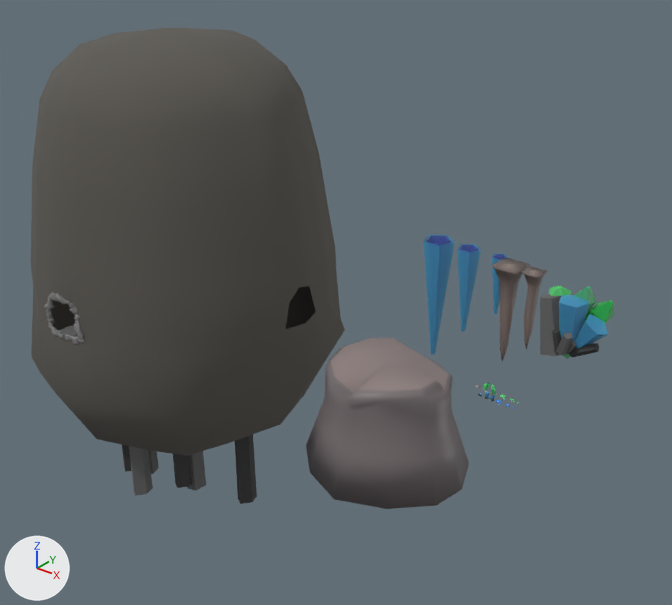
The Blender file Modelos CS2/Objetos/CuevaT1/cuevaT1.blend, before and after one commit.
Before and after are seen from a 50 mm lens placed at (28.9, -57.1, 38.2), pointed at (-17.6, 1.0, 2.1). The lights are fixed; the arrows at lower left show +X, +Y and +Z. The picture after the commit comes second.

The first picture shows 'CuevaCuerpoT2.001', 'cirstalesGrandes', 'cristalesGrandes1T2', 'estalactita2T2', 'estalagtita1T2', 'estalagtita2', 'monticulo2', 'piedras2', 'piedras3', 'piedras3T2.002', 'piedras3T2.006', 'stalagtita3' and 7 more.
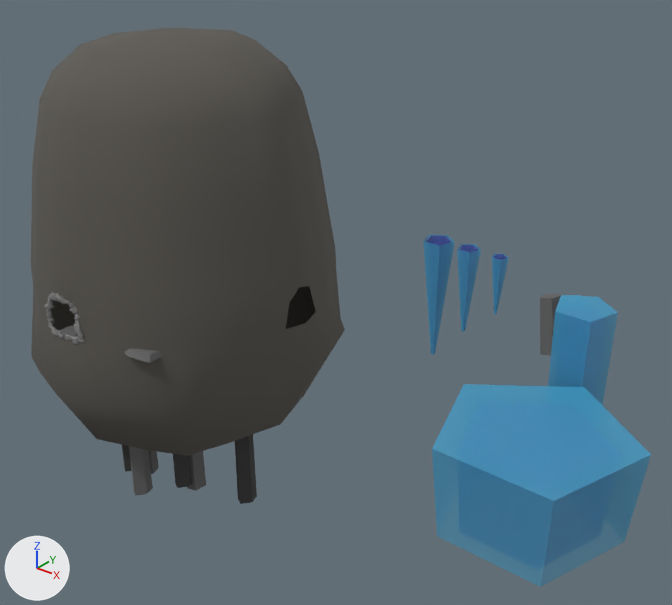
Where the newer file only moved an object's origin or applied its transform, the numbers keep the older frame.

The change, as a list of edits to the scene's bpy script:
```text
Add mat_basalto1_004:
    mat_basalto1_004 = principled_material('basalto1.004')
    mat_basalto1_004.base_color = (0.133, 0.133, 0.133)  # dark grey #666666
    mat_basalto1_004.roughness = 1.0
Add me_cube_002:
    me_cube_002.from_pydata(...)  # 26 vertices, 25 faces; spans x -1.01..1.01, y -0.92..0.65, z -0.23..1.0
    me_cube_002.materials.append(mat_basalto1_004)  # dark grey #666666
Change ob_piedras2:
    add ob_piedras2.hide_set(True)  # its collection is switched off
Change ob_piedras3:
    add ob_piedras3.hide_set(True)  # its collection is switched off
Change ob_estalagtita2:
    add ob_estalagtita2.hide_set(True)  # its collection is switched off
Change ob_stalagtita3:
    add ob_stalagtita3.hide_set(True)  # its collection is switched off
Change ob_cirstalesgrandes:
    add ob_cirstalesgrandes.hide_set(True)  # its collection is switched off
Change ob_monticulo2:
    add ob_monticulo2.hide_set(True)  # its collection is switched off
Change ob_monticulo1t2:
    remove ob_monticulo1t2.hide_set(True)
Change ob_monticulo2t2:
    remove ob_monticulo2t2.hide_set(True)
Add ob_plataformagrande:
    ob_plataformagrande = bpy.data.objects.new('plataformaGrande', me_cube_002)
    ob_plataformagrande.location = (-28.1, -9.9, -1.0)
    ob_plataformagrande.scale = (2.24, 4.36, 1.0)
```

Changed parts and their boxes (x1, y1, x2, y2) in the pictures (672 x 605 px):
'monticulo1T2', shown
    after: (432, 384, 651, 587)
'monticulo2', hidden
    before: (306, 338, 469, 509)
'monticulo2T2', shown
    after: (548, 296, 618, 405)
'estalagtita2', hidden
    before: (491, 257, 530, 361)
'stalagtita3', hidden
    before: (521, 266, 547, 349)
'cirstalesGrandes', hidden
    before: (549, 286, 614, 359)
'plataformaGrande', added
    after: (124, 348, 162, 363)
'piedras3', hidden
    before: (490, 384, 497, 396)
'piedras2', hidden
    before: (483, 382, 490, 392)
